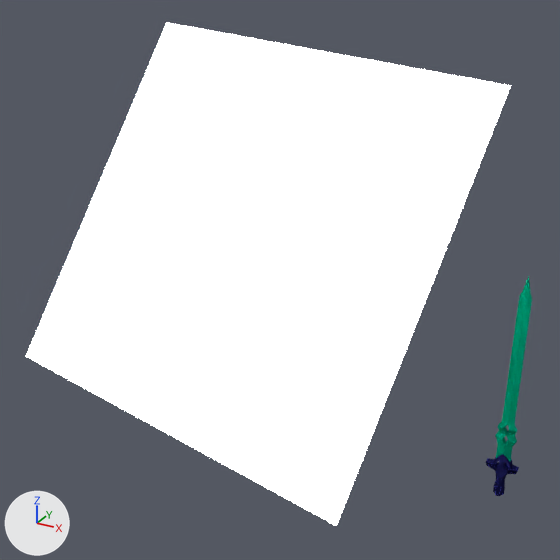
Renders of the Blender file Assets/Weapons/Sword.blend from each side of a commit.
Camera for both pictures: a camera (50 mm lens) standing at (1.96, -11.61, 7.09) and looking at (-2.39, -3.69, 3.13). The axes (+X, +Y, +Z) are drawn at lower left. The lights are the same throughout.

In view in the first picture: 'Blade', 'Handle', 'Plane'.
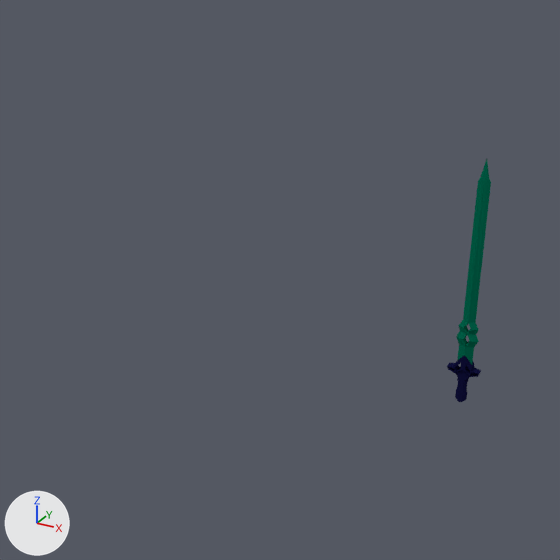
Boxes [x1, y1, x2, y2] around the edits, measured in the pictures (560 x 560 px):
'Plane', deleted
    before: [26, 23, 511, 526]
'Handle', reshaped, moved
    before: [486, 454, 519, 496]
    after: [447, 159, 491, 402]
'Blade', deleted
    before: [495, 276, 532, 461]
part 1 of me_cube_001, added
    after: [456, 159, 491, 364]

Patch to the scene script:
```diff
--- a/Assets/Weapons/Sword.blend.py
+++ b/Assets/Weapons/Sword.blend.py
@@ me_cube_001 @@
 # used by ob_handle; location = (0.0, 0.0, -1.4)
-me_cube_001.from_pydata(...)  # 106 vertices, 82 faces; spans x 0.0..0.274, y -0.085..0.0, z -0.529..0.383
+me_cube_001.from_pydata(...)  # 138 vertices, 106 faces; spans x 0.0..0.274, y -0.085..0.0, z -0.529..3.7
+# me_cube_001 part 1: a new loose piece of 32 vertices spanning x 0.0..0.188, y -0.065..0.0, z 0.176..3.7, in mat_blade (dark cyan #00684e)
 me_cube_001.materials.append(mat_handle)
+me_cube_001.materials.append(mat_blade)  # dark cyan #00684e
@@ ob_plane @@
-ob_plane = bpy.data.objects.new('Plane', me_plane)
-ob_plane.location = (-1.45, -6.15, 4.69)
-ob_plane.rotation_euler = (-0.591, 0.0744, -0.122)  # degrees (-34, 4.3, -7)
@@ ob_handle @@
 ob_handle = bpy.data.objects.new('Handle', me_cube_001)
-ob_handle.location = (0.0, 0.0, -1.4)
+ob_handle.location = (-0.79, -0.2, 0.42)
 _m = ob_handle.modifiers.new('Mirror', 'MIRROR')
@@ ob_blade @@
-ob_blade = bpy.data.objects.new('Blade', me_cube)
-ob_blade.location = (0.0, 0.0, 0.0)
-_m = ob_blade.modifiers.new('Mirror', 'MIRROR')
-_m.use_axis = (True, True, False)
-_m.use_clip = True
```
